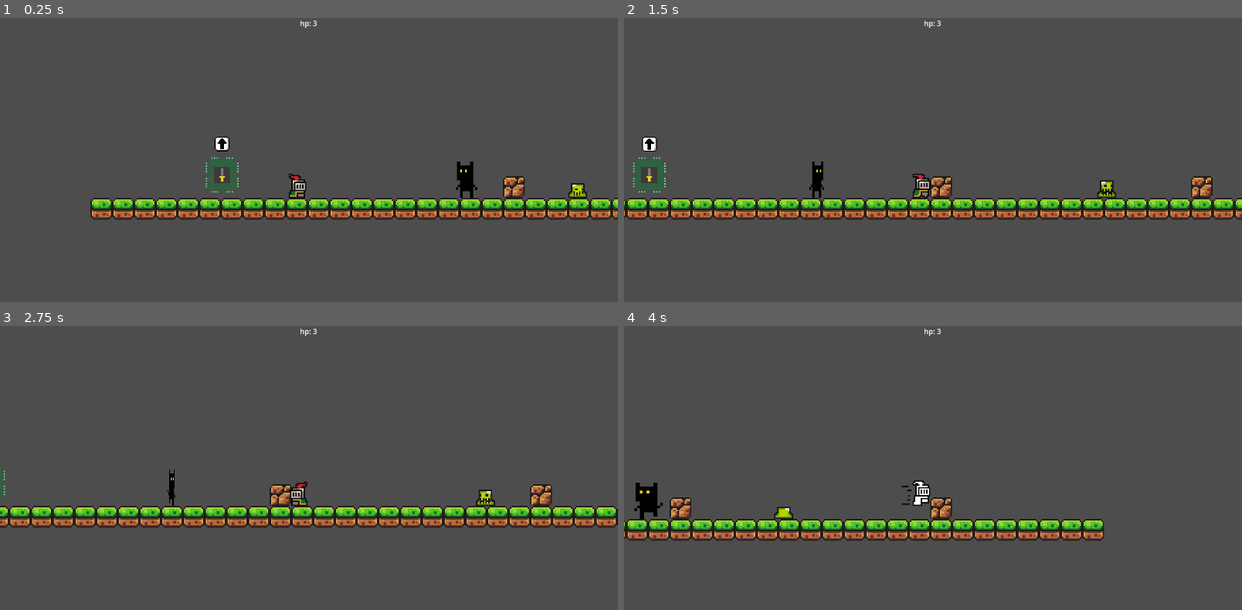
Above: before the commit, frames 1-4 (two rows, left to right).
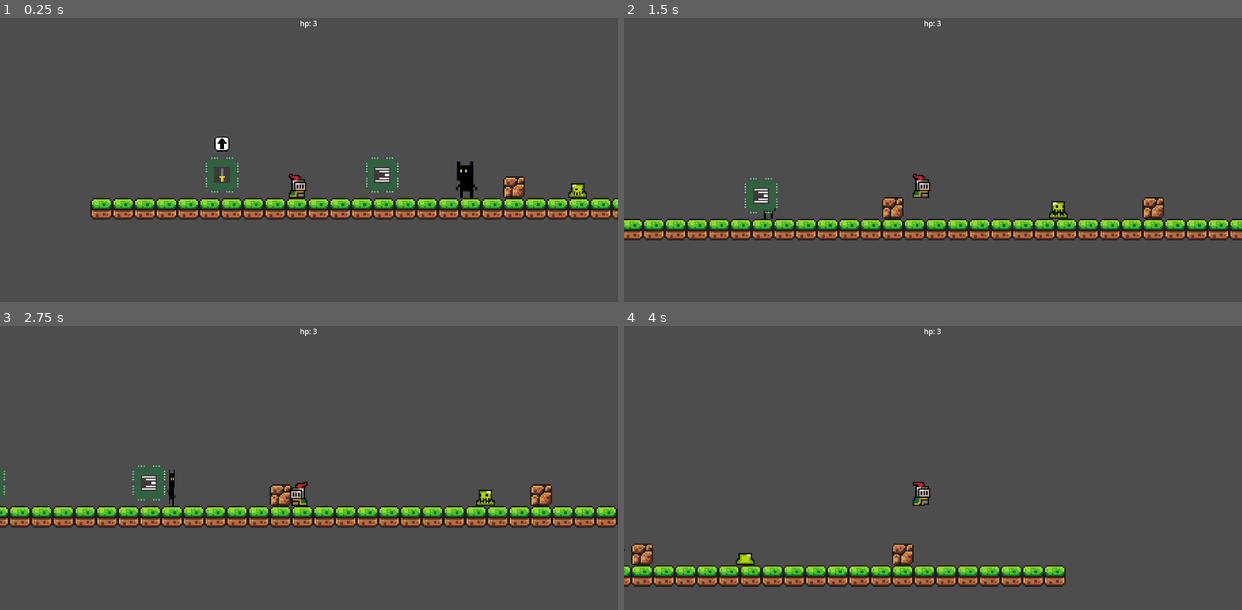
Above: after the commit, the same moments.

Repository: frangr94/doge-bonk
Game: Godot game, scene res://scenes/levels/tutorial.tscn
Two runs of this game, one before a commit and one after it. Both use one fixed random seed, a clock stepped at 60 frames per second and the inputs below.
Inputs:
- Up to frame 1 (0.25 s): no input
- Up to frame 2 (1.5 s): hold Right (move_right) from 0.53 s (still down); tap A (attack) at 0.6 s; tap Space (jump) at 0.77 s; tap Shift (dash) at 0.8, 1.35 s
- Up to frame 3 (2.75 s): tap Space (jump) at 1.52 s; tap A (attack) at 1.55, 2.1 s; release Right (move_right) at 2.03 s; hold Left (move_left) from 2.03 s (still down); tap Shift (dash) at 2.3 s
- Up to frame 4 (4 s): release Left (move_left) at 2.78 s; hold Right (move_right) from 2.78 s (still down); tap Shift (dash) at 2.85, 3.8 s; tap Space (jump) at 3.02, 3.77 s; tap A (attack) at 3.05, 3.6 s

The runs differ from the first frame. In frame 1, 0.4% of the frame differs, in the area x 59-65%, y 48-62%; in frame 2, 16%, in the area x 0-100%, y 41-79%; in frame 3, 0.4%; in frame 4, 13%.

Commit message:
minor fixes

Diff:
--- a/project.godot
+++ b/project.godot
@@ -58,6 +58,11 @@
 "events": [Object(InputEventKey,"resource_local_to_scene":false,"resource_name":"","device":-1,"window_id":0,"alt_press …(195 unchanged characters)…
 ]
 }
+shoot={
+"deadzone": 0.2,
+"events": [Object(InputEventKey,"resource_local_to_scene":false,"resource_name":"","device":-1,"window_id":0,"alt_pressed":false,"shift_pressed":false,"ctrl_pressed":false,"meta_pressed":false,"pressed":false,"keycode":0,"physical_keycode":83,"key_label":0,"unicode":115,"location":0,"echo":false,"script":null)
+]
+}
 
 [layer_names]
 
--- a/scenes/levels/tutorial.tscn
+++ b/scenes/levels/tutorial.tscn
@@ -7,6 +7,7 @@
 [ext_resource type="PackedScene" uid="uid://beoysmoa34fd1" path="res://scenes/ui/ui_gameplay.tscn" id="5_1wklo"]
 [ext_resource type="PackedScene" uid="uid://cfewry10rw70c" path="res://scenes/enemies/shadow_pixeler.tscn" id="6_7ac3l"]
 [ext_resource type="PackedScene" uid="uid://br0xwtyky3mkg" path="res://scenes/unlock/sword_unlocker.tscn" id="7_iig34"]
+[ext_resource type="PackedScene" uid="uid://csxm3rtjudtwn" path="res://scenes/unlock/dash_unlocker.tscn" id="8_3e81p"]
 
 [sub_resource type="TileSetAtlasSource" id="TileSetAtlasSource_ub0e1"]
 texture = ExtResource("1_ub0e1")
@@ -274,3 +275,6 @@
 
 [node name="sword_unlocker" parent="." instance=ExtResource("7_iig34")]
 position = Vector2(33, 31)
+
+[node name="dash_unlocker" parent="." instance=ExtResource("8_3e81p")]
+position = Vector2(151, 31)
--- /dev/null
+++ b/scenes/unlock/dash_unlocker.tscn
@@ -0,0 +1,34 @@
+[gd_scene load_steps=5 format=3 uid="uid://csxm3rtjudtwn"]
+
+[ext_resource type="Texture2D" uid="uid://dupuiteytfl10" path="res://assets/sprites/dash_chip.png" id="1_v2e12"]
+[ext_resource type="PackedScene" uid="uid://mx1ohb66roc1" path="res://scenes/unlock/interactable.tscn" id="2_p0rhb"]
+
+[sub_resource type="GDScript" id="GDScript_p0rhb"]
+script/source = "extends Area2D
+
+@onready var interactable: Area2D = $interactable
+
+func _ready() -> void:
+	interactable.interact = _on_interact
+
+func _on_interact():
+	GameManager.dash_unlock = true
+	interactable.is_interactable = false
+	print(\"dash: \" + str(GameManager.dash_unlock))
+	queue_free()
+"
+
+[sub_resource type="RectangleShape2D" id="RectangleShape2D_s76mw"]
+size = Vector2(42, 32.5)
+
+[node name="dash_unlocker" type="Area2D"]
+script = SubResource("GDScript_p0rhb")
+
+[node name="Sprite2D" type="Sprite2D" parent="."]
+texture = ExtResource("1_v2e12")
+
+[node name="interactable" parent="." instance=ExtResource("2_p0rhb")]
+
+[node name="CollisionShape2D" type="CollisionShape2D" parent="interactable"]
+position = Vector2(0, -0.25)
+shape = SubResource("RectangleShape2D_s76mw")
--- a/scenes/unlock/sword_unlocker.tscn
+++ b/scenes/unlock/sword_unlocker.tscn
@@ -19,8 +19,6 @@
 	queue_free()
 "
 
-[sub_resource type="RectangleShape2D" id="RectangleShape2D_1qbo8"]
-
 [sub_resource type="RectangleShape2D" id="RectangleShape2D_om33y"]
 size = Vector2(39, 32)
 
@@ -29,9 +27,6 @@
 
 [node name="Sprite2D" type="Sprite2D" parent="."]
 texture = ExtResource("1_om33y")
-
-[node name="CollisionShape2D" type="CollisionShape2D" parent="."]
-shape = SubResource("RectangleShape2D_1qbo8")
 
 [node name="interactable" parent="." instance=ExtResource("2_s3sfa")]
 
--- a/scripts/global/game_manager.gd
+++ b/scripts/global/game_manager.gd
@@ -2,7 +2,7 @@
 
 var player_hp = 3
 var attack_unlock = false
-var dash_unlock = true
+var dash_unlock = false
 var double_jump_unlock = true
 var pogo_unlock = true
 
--- /dev/null
+++ b/scripts/unlock/dash_unlocker.gd
@@ -0,0 +1,11 @@
+extends Area2D
+
+
+# Called when the node enters the scene tree for the first time.
+func _ready() -> void:
+	pass # Replace with function body.
+
+
+# Called every frame. 'delta' is the elapsed time since the previous frame.
+func _process(delta: float) -> void:
+	pass
--- a/scripts/unlock/sword_unlocker.gd
+++ b/scripts/unlock/sword_unlocker.gd
@@ -1,11 +1,12 @@
 extends Area2D
 
+@onready var interactable: Area2D = $interactable
 
-# Called when the node enters the scene tree for the first time.
 func _ready() -> void:
-	pass # Replace with function body.
+	interactable.interact = _on_interact
 
-
-# Called every frame. 'delta' is the elapsed time since the previous frame.
-func _process(delta: float) -> void:
-	pass
+func _on_interact():
+	GameManager.attack_unlock = true
+	interactable.is_interactable = false
+	print("attack_unlock: " + str(GameManager.attack_unlock))
+	queue_free()
Binary file added: assets/sprites/bow_chip.png
Not shown, added: assets/sprites/bow_chip.png.import
Binary file added: assets/sprites/dash_chip.png
Not shown, added: assets/sprites/dash_chip.png.import
Binary file added: assets/sprites/double_jump_chip.png
Not shown, added: assets/sprites/double_jump_chip.png.import
Binary file added: assets/sprites/kamehameha.png
Not shown, added: assets/sprites/kamehameha.png.import
Not shown: 1 places in scenes/levels/tutorial.tscn that only renumber resources
Not shown: 1 places in scenes/unlock/sword_unlocker.tscn that only renumber resources
Not shown, added: scripts/unlock/dash_unlocker.gd.uid
